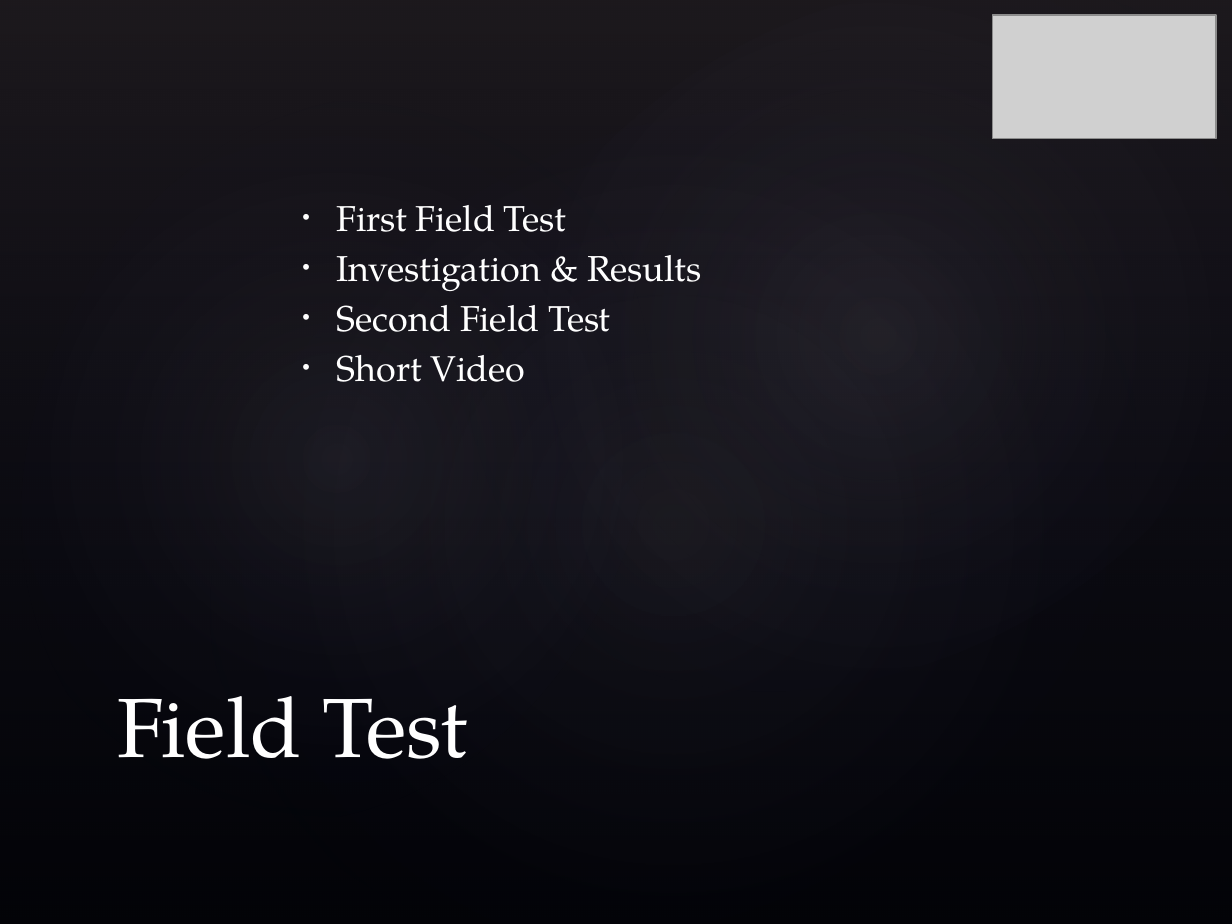
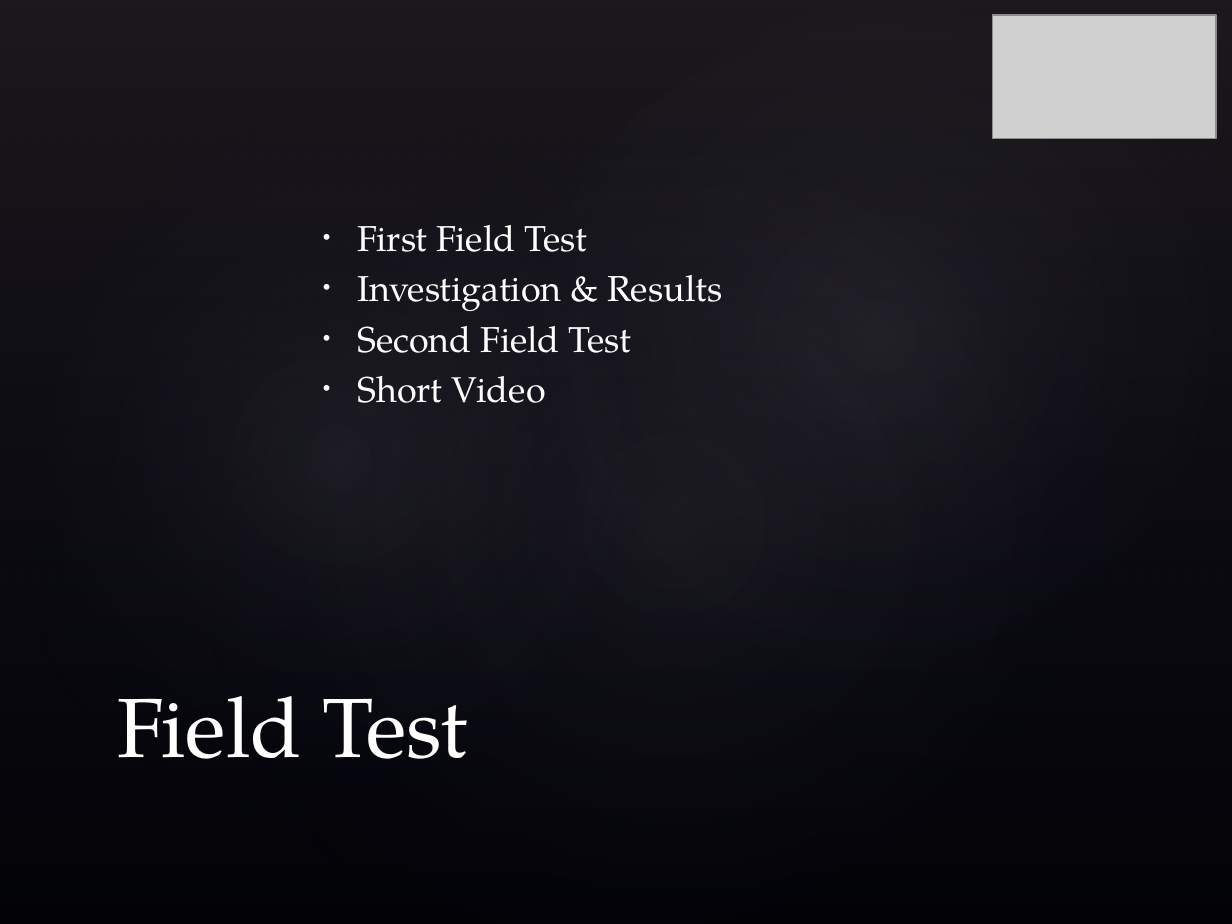
Before and after one commit to hadimuhammad/InPress, a slide deck: slide 9 of Documentation/Presentation.pptx (slide 7 before the commit). Drawn at 1232x924 pixels with LibreOffice and Linux fonts; fonts in the diff are those of the drawing; grey boxes stand for pictures; background and template pictures are left out. Boxes give left, top, right and bottom in pixels: in the first picture for what was removed or moved away, otherwise in the second. Text is boxed around its words. In the diff, an @@ line names an element or a change of style, - is before the commit and + after.

```diff
--- a/Documentation/Presentation.pptx
+++ b/Documentation/Presentation.pptx
@@ text "First Field Test": place and size @@
-text "First Field Test" at bbox=[337, 205, 702, 382]
+text "First Field Test" at bbox=[357, 225, 723, 403]
```
Also in this commit, not shown: 1 other slide changed, 3 slides added, 1 slide removed.
